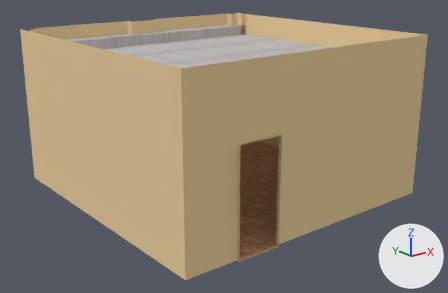
The glTF model models/rooms/room2_1.glb: old version first, new version second.
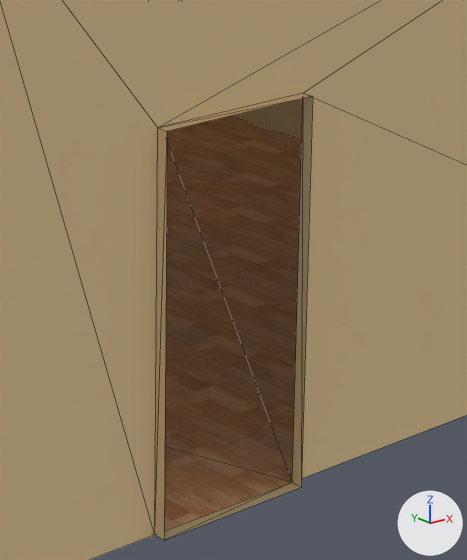
Each version is shown whole from a camera (50 mm lens) standing at (-5.91, -6.98, 4.83) and looking at (1.89, 2.77, 0.93), then close up on the part from 43% to 73% of the width and 37% to 91% of the height. Every picture has the same lights, and +X, +Y and +Z are marked at lower right. The last two pictures show the newer version. The close-ups show mesh edges as thin lines. Where no turn or scale is listed for an object, it has been applied to the vertices. Vertices at exactly the same position are counted once.

Names of what the first close-up shows: '4et.011'.
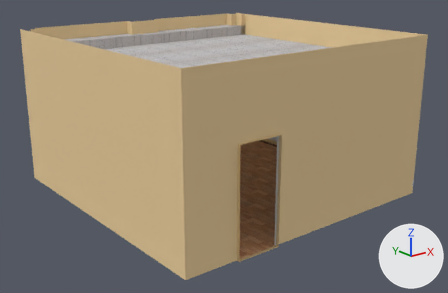
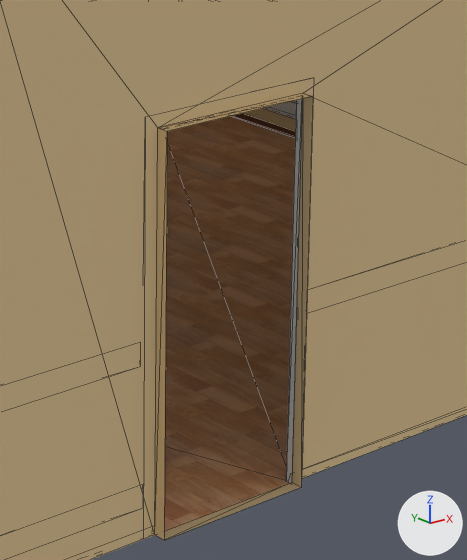
Changed parts and their boxes (x1, y1, x2, y2) in the close-ups (467 x 560 px):
part 1 of me_plane_007_col_009, added
    after: (264, 101, 296, 119)
part 2 of me_plane_007_col_009, added
    after: (286, 99, 303, 484)
part 3 of me_plane_007_col_009, added
    after: (230, 113, 295, 138)

The edits, one by one:
Material 'Material.012' (mat_material_012) is new.
Its base color is (0.155, 0.0476, 0.0215) (brown #6e3e28).
Material 'kos' (mat_kos) is new.
Its base color is (0.8, 0.8, 0.8) (white #e7e7e7).
Its roughness is 0.0.
me_plane_007_col_009 is used by ob_4et_011; location (0.0, 0.0, 0.0).
me_plane_007_col_009 had 70 vertices, 92 faces and spanned x -1.03..4.8, y 0.0..6.13, z 0.0..3.3.
me_plane_007_col_009 now has 148 vertices, 182 faces and spans x -1.03..4.8, y 0.0..6.13, z 0.0..3.3.
me_plane_007_col_009 part 1: a new loose piece of 20 vertices spanning x -1.03..4.8, y 0.07..5.73, z 0.16..0.28, in mat_kos (white #e7e7e7).
me_plane_007_col_009 part 2: a new loose piece of 18 vertices spanning x -0.07..0.95, y 0.05..0.09, z 0.0..2.06, in mat_kos (white #e7e7e7).
Part 3, on me_plane_007_col_009:
20 vertices are added at x -1.03..4.8, y 0.07..5.73, z 0.0..1.0.
8 new faces join them, mat_kos (white #e7e7e7).
10 new faces join them, mat_material_012 (brown #6e3e28).
Other edits to the shape of me_plane_007_col_009 do not show in these pictures.
me_plane_007_col_009 gains material mat_kos (white #e7e7e7).
me_plane_007_col_009 gains material mat_material_012 (brown #6e3e28).
